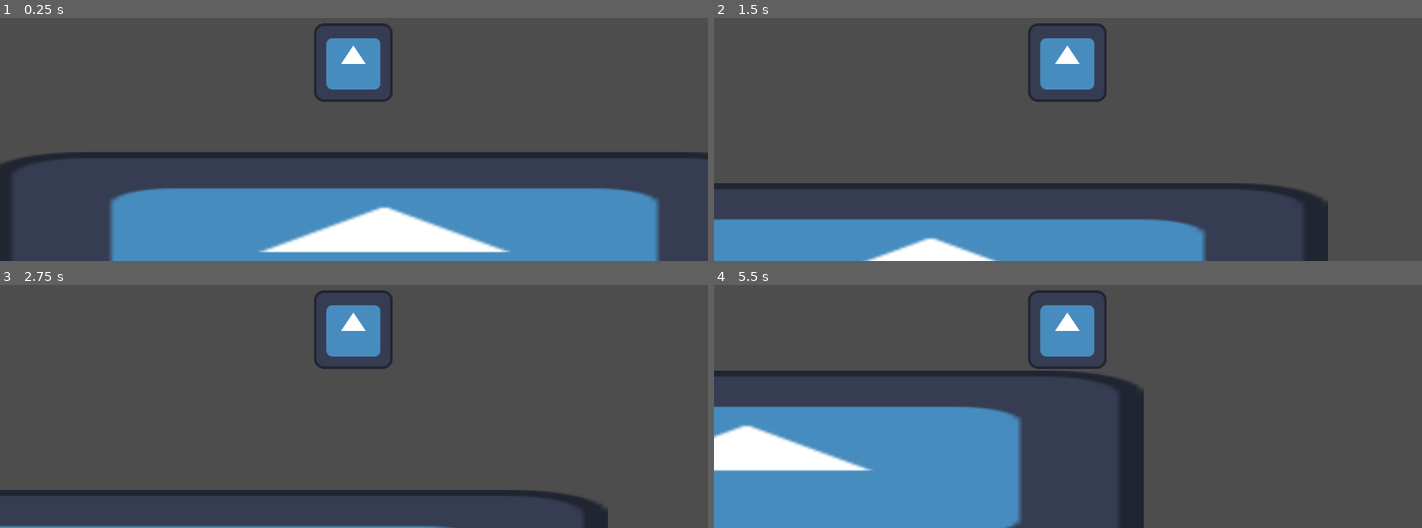
Above: before the commit, frames 1-4 (two rows, left to right).
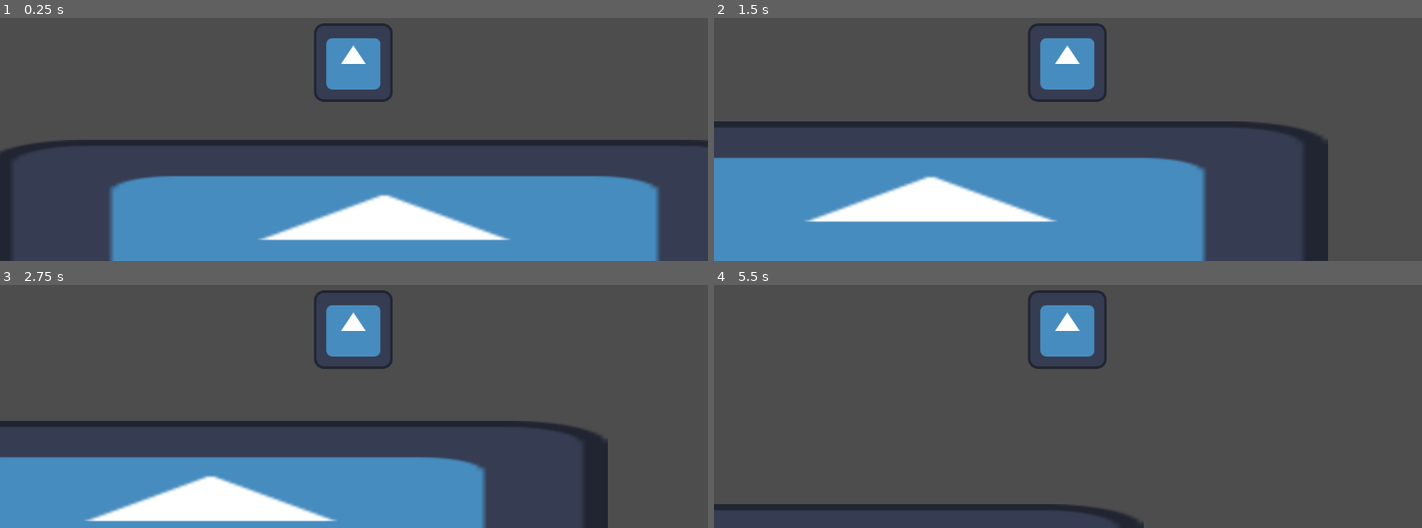
Above: after the commit, the same moments.

Repository: lostlp09/BlockStory
Game: Godot game, scene res://node_2d.tscn
Same seed, same stepped clock (60 frames per second), same inputs: the game is played once before the commit and once after it. The engine's default icon, where the game draws it, is replaced by a stand-in: a white triangle on a blue panel in a dark square.
Inputs (mouse positions are in pixels of both pictures, inside the frame that each line leads up to):
- Up to frame 1 (0.25 s): no input
- Up to frame 2 (1.5 s): tap Enter (ui_accept) at 0.5, 0.6, 0.77, 1.07 s; move the mouse to (1223, 42) at 0.52 s; hold Right (ui_right) from 0.53 s (still down); click (1223, 42) at 0.67 s; move the mouse to (926, 83) at 1.27 s; tap Alt at 1.35 s
- Up to frame 3 (2.75 s): tap Enter (ui_accept) at 1.52, 1.55, 1.82, 2.3 s; move the mouse to (outside the picture) at 2.02 s; release Right (ui_right) at 2.03 s; hold Left (ui_left) from 2.03 s (still down); tap Shift at 2.1 s
- Up to frame 4 (5.5 s): move the mouse to (1032, 408) at 2.77 s; release Left (ui_left) at 2.78 s; hold Right (ui_right) 2.78-4.28 s; tap Enter (ui_accept) at 2.85, 3.02, 3.32, 3.77, 3.8, 4.07, 4.52, 4.55, 4.82, 5.1 s; click (1032, 408) at 2.92 s; move the mouse to (1280, 389) at 3.52 s; tap Alt at 3.6 s; move the mouse to (outside the picture) at 4.27 s; hold Left (ui_left) 4.28-5.03 s; tap Shift at 4.35 s; move the mouse to (1103, 328) at 5.02 s; hold Right (ui_right) from 5.03 s (still down); click (1103, 328) at 5.17 s

The runs differ from the first frame. In frame 1, 13% of the frame differs, in the area x 0-100%, y 50-97%; in frame 2, 23%; in frame 3, 24%; in frame 4, 26%, in the area x 0-61%, y 35-100%.

Commit message:
changed Gravity

Diff:
--- a/new_game_project/player.gd
+++ b/new_game_project/player.gd
@@ -9,9 +9,9 @@
 
 
 func _physics_process(delta: float) -> void:
-	self.velocity.y = move_toward(self.velocity.y,300,20)
+	self.velocity.y = clamp(self.velocity.y + 30 ,-99999,3000)
 	if Input.is_action_just_pressed("ui_accept") and self.is_on_floor():
-		self.velocity.y = -700
+		self.velocity.y = -900
 	var axis = Input.get_axis("ui_left","ui_right")
 	self.velocity.x = move_toward(self.velocity.x,MaxVelocity_X * axis,50)
 	print(axis)
